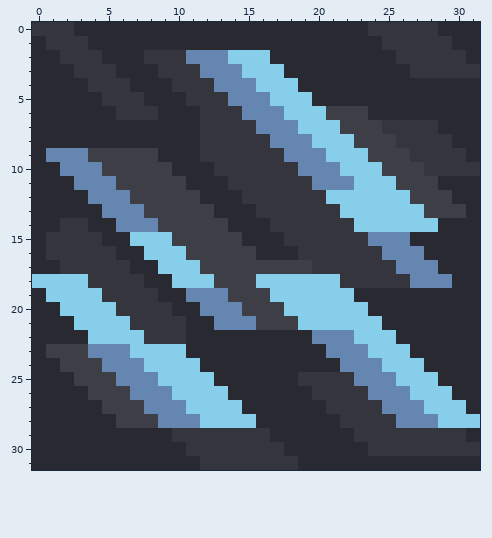
File history of a pixel-art sprite, main/assets-raw/sprites/blocks/fmonolith/environment/archaic-sharpslate3.png. The picture above is the old version.
The file is 32x32 pixels.
The same view after the edit:
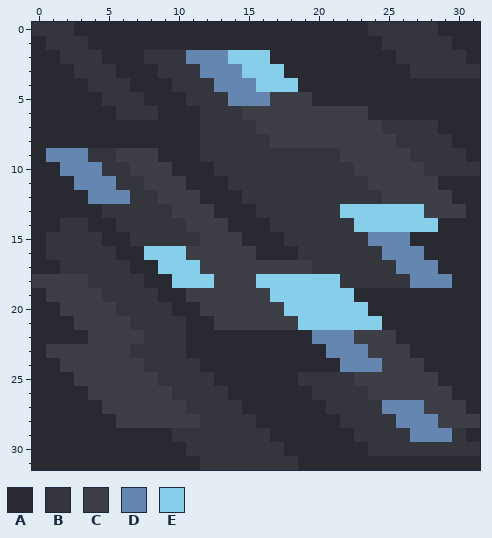
Palette (. is transparent): A #292931  B #35353d  C #3d3e46  D #6586b0  E #87ceeb
Change:
{"y":5,"x":17,"old":"EEE","new":"CCC"}
{"y":6,"x":15,"old":"DDDEEE","new":"CCCCCC"}
{"y":7,"x":16,"old":"DDDEEE","new":"CCCCCC"}
{"y":8,"x":17,"old":"DDDEEE","new":"CCCCCC"}
{"y":9,"x":4,"old":"CC","new":"BB"}
{"y":9,"x":18,"old":"DDDEEE","new":"BBBBCC"}
{"y":10,"x":5,"old":"CC","new":"BB"}
{"y":10,"x":19,"old":"DDDEEE","new":"BBBBCC"}
{"y":11,"x":6,"old":"CC","new":"BB"}
{"y":11,"x":20,"old":"DDDEEE","new":"BBBBCC"}
{"y":12,"x":7,"old":"CC","new":"BB"}
{"y":12,"x":21,"old":"EEEEEE","new":"BBBBCC"}
{"y":13,"x":5,"old":"DDDCC","new":"BBBBB"}
{"y":14,"x":6,"old":"DDDCC","new":"BBBBB"}
{"y":15,"x":7,"old":"EEECC","new":"BBBBB"}
{"y":18,"x":0,"old":"EEEE","new":"CCCC"}
{"y":19,"x":1,"old":"EEEE","new":"CCCC"}
{"y":19,"x":11,"old":"DDD","new":"CCC"}
{"y":20,"x":2,"old":"EEEE","new":"CCCC"}
{"y":20,"x":12,"old":"DDD","new":"CCC"}
{"y":21,"x":3,"old":"EEEE","new":"CCCC"}
{"y":21,"x":13,"old":"DDD","new":"CCC"}
{"y":22,"x":4,"old":"EEEE","new":"CCCC"}
{"y":22,"x":23,"old":"EEE","new":"CCC"}
{"y":23,"x":4,"old":"DDDEEEE","new":"CCCBBBB"}
{"y":23,"x":24,"old":"EEE","new":"CCC"}
{"y":24,"x":5,"old":"DDDEEEE","new":"CCCBBBB"}
{"y":24,"x":25,"old":"EEE","new":"CCC"}
{"y":25,"x":6,"old":"DDDEEEE","new":"CCCBBBB"}
{"y":25,"x":23,"old":"DDDEEE","new":"CCCCCC"}
{"y":26,"x":7,"old":"DDDEEEE","new":"CCCBBBB"}
{"y":26,"x":24,"old":"DDDEEE","new":"CCCCCC"}
{"y":27,"x":8,"old":"DDDEEEE","new":"CCCBBBB"}
{"y":27,"x":28,"old":"EEE","new":"CCC"}
{"y":28,"x":9,"old":"DDDEEEE","new":"CCCBBBB"}
{"y":28,"x":29,"old":"EEE","new":"CCC"}
{"y":29,"x":27,"old":"BBB","new":"DDD"}
{"label":"changed","picture_box":[32,92,480,442]}
